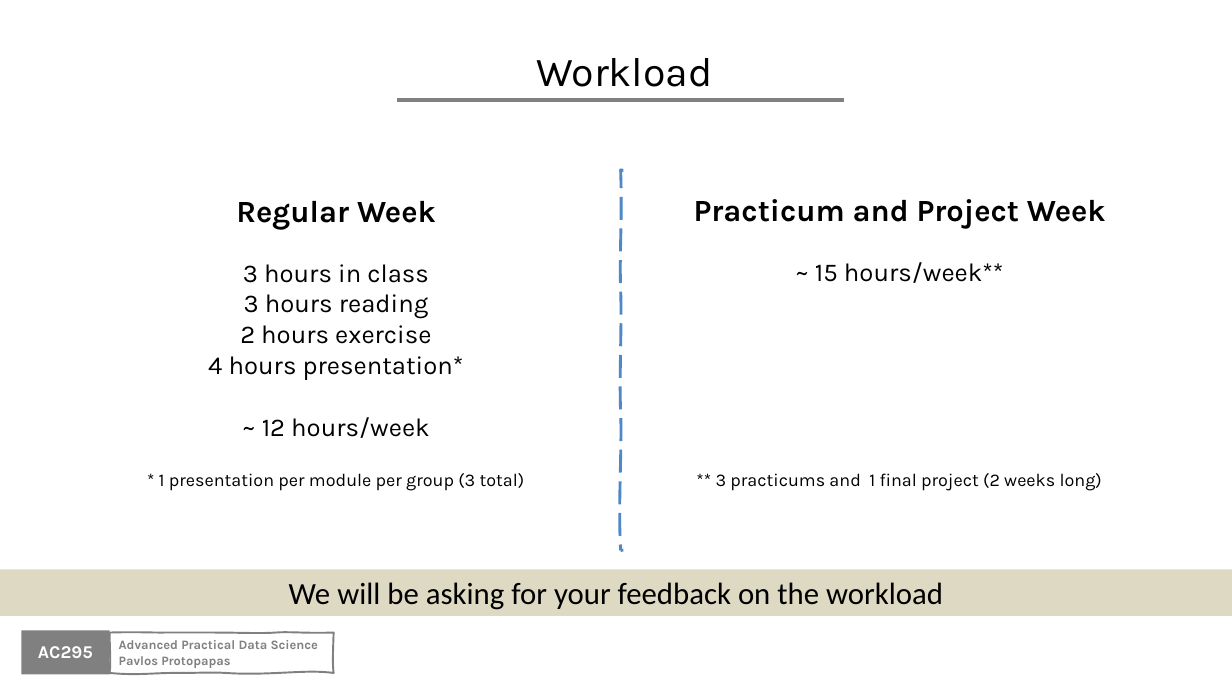
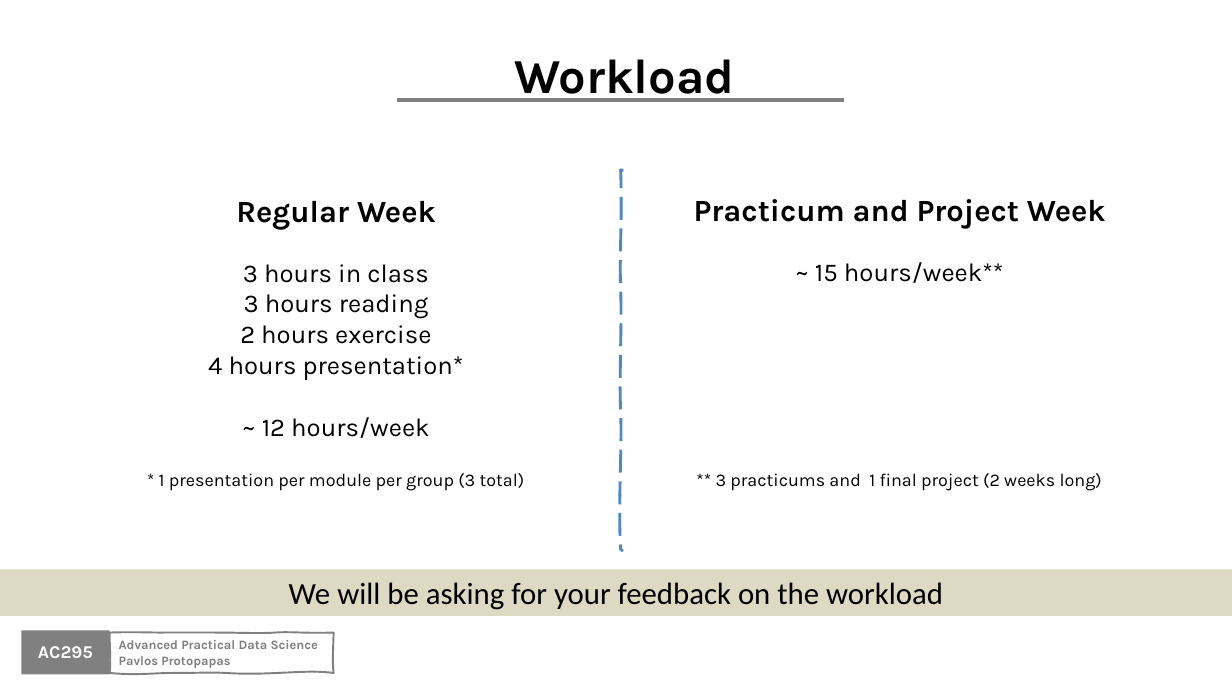
Before and after one commit to Harvard-IACS/2020-AC295, a slide deck: slide 19 of content/lectures/lecture1/presentation/lecture1.pptx. Drawn at 1232x693 pixels with LibreOffice and Linux fonts; fonts in the diff are those of the drawing; background and template pictures are left out. Boxes give left, top, right and bottom in pixels: in the first picture for what was removed or moved away, otherwise in the second. Text is boxed around its words. In the diff, an @@ line names an element or a change of style, - is before the commit and + after.

Commit message:
fixes to lecture 1

```diff
--- a/content/lectures/lecture1/presentation/lecture1.pptx
+++ b/content/lectures/lecture1/presentation/lecture1.pptx
@@ text "Workload" at (514,59,735,102): size 32 to 38 pt, bold on; more space between paragraphs @@
```
